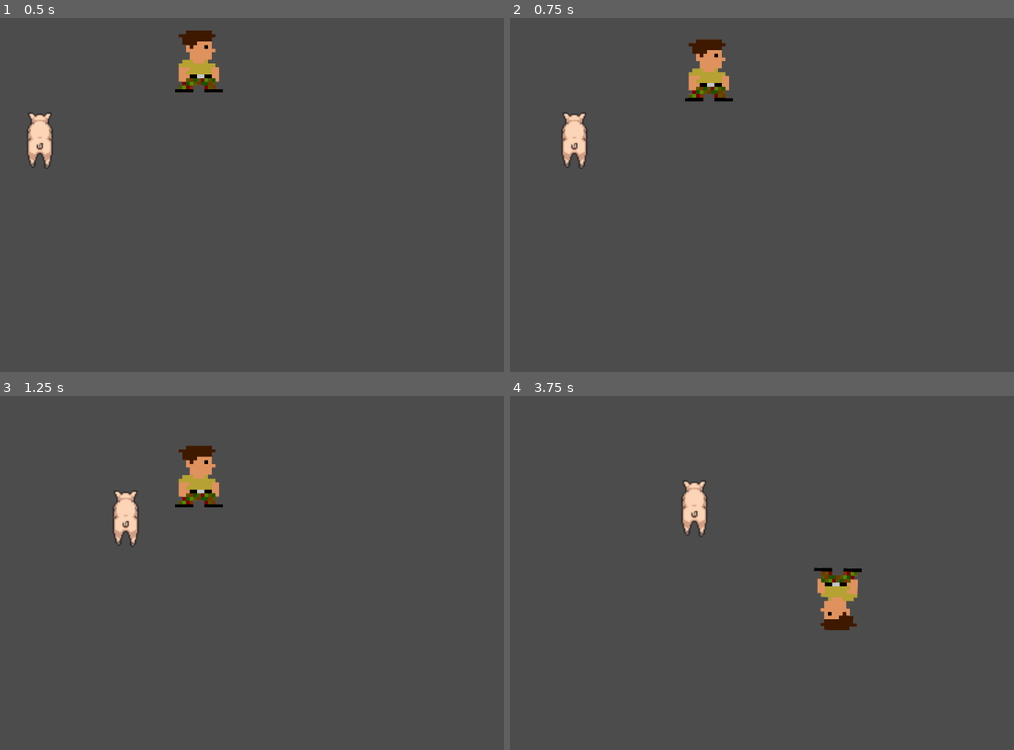
Above: before the commit, frames 1-4 (two rows, left to right).
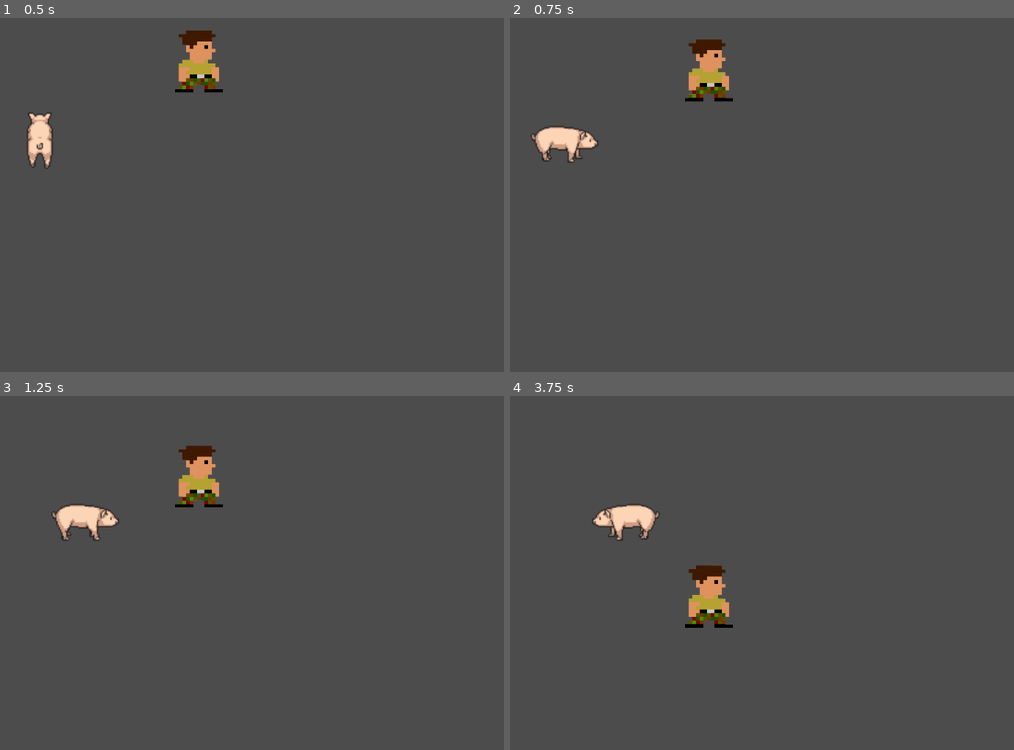
Above: after the commit, the same moments.

Repository: J-Mo63/emergence-test-bed
Game: Godot game, scene res://scenes/2dtest.tscn
Two runs of this game, one before a commit and one after it. Both use one fixed random seed, a clock stepped at 60 frames per second and the inputs below.
Inputs:
- Up to frame 1 (0.5 s): no input
- Up to frame 2 (0.75 s): hold D (right) from 0.53 s (still down)
- Up to frame 3 (1.25 s): keep holding D (right)
- Up to frame 4 (3.75 s): release D (right) at 1.28 s; hold S (down) 1.28-2.03 s; hold D (right) 2.03-2.78 s; hold W (up) 2.78-3.53 s; hold A (left) from 3.53 s (still down)

Frame 1 is identical in both runs. In frame 2, 0.9% of the frame differs, in the area x 4-18%, y 26-43%; in frame 3, 1.3%; in frame 4, 3.6%, in the area x 16-70%, y 23-67%.

Commit message:
Made player script run animations based on directional movement

Diff:
--- a/scripts/player.gd
+++ b/scripts/player.gd
@@ -1,22 +1,27 @@
 extends KinematicBody2D
 
-export (int) var speed = 200
+export (int) var speed = 100
 var velocity = Vector2()
+onready var anim = get_node("./AnimationPlayer")
 
 # Called when the node enters the scene tree for the first time.
 func _ready():
 	pass # Replace with function body.
 
-func _physics_process(delta):
+func _physics_process(_delta):
 	velocity = Vector2()
 	if Input.is_action_pressed('right'):
 		velocity.x += 1
+		anim.play("walk_right")
 	if Input.is_action_pressed('left'):
 		velocity.x -= 1
+		anim.play("walk_left")
 	if Input.is_action_pressed('down'):
 		velocity.y += 1
+		anim.play("walk_down")
 	if Input.is_action_pressed('up'):
 		velocity.y -= 1
+		anim.play("walk_up")
 	velocity = velocity.normalized() * speed
 
 	velocity = move_and_slide(velocity)
